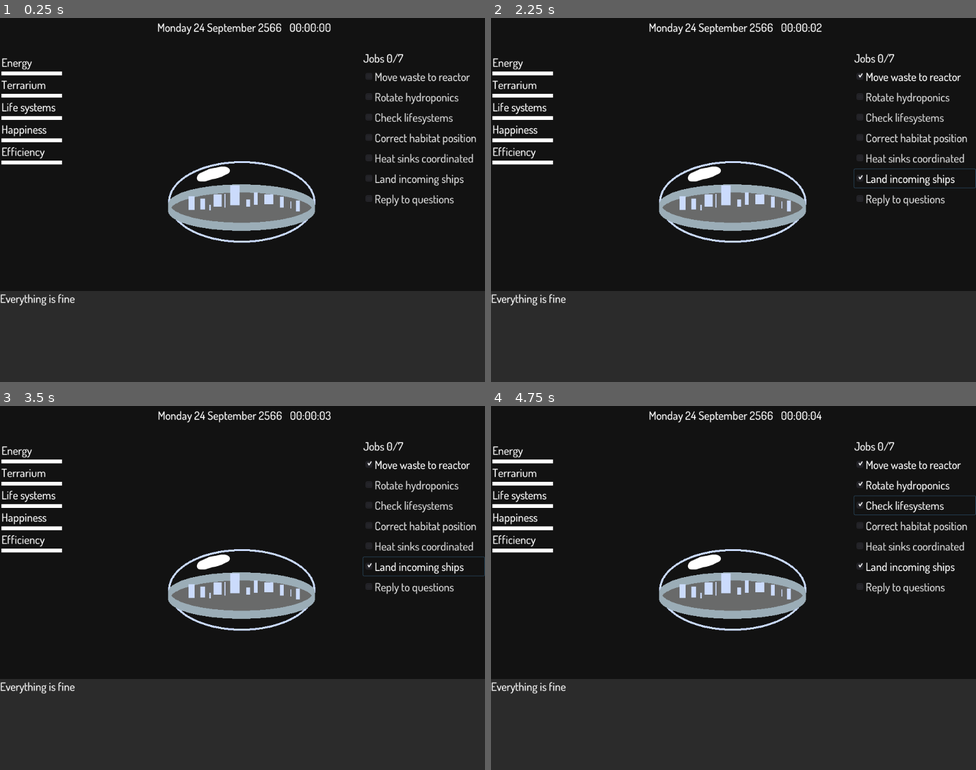
Above: before the commit, frames 1-4 (two rows, left to right).
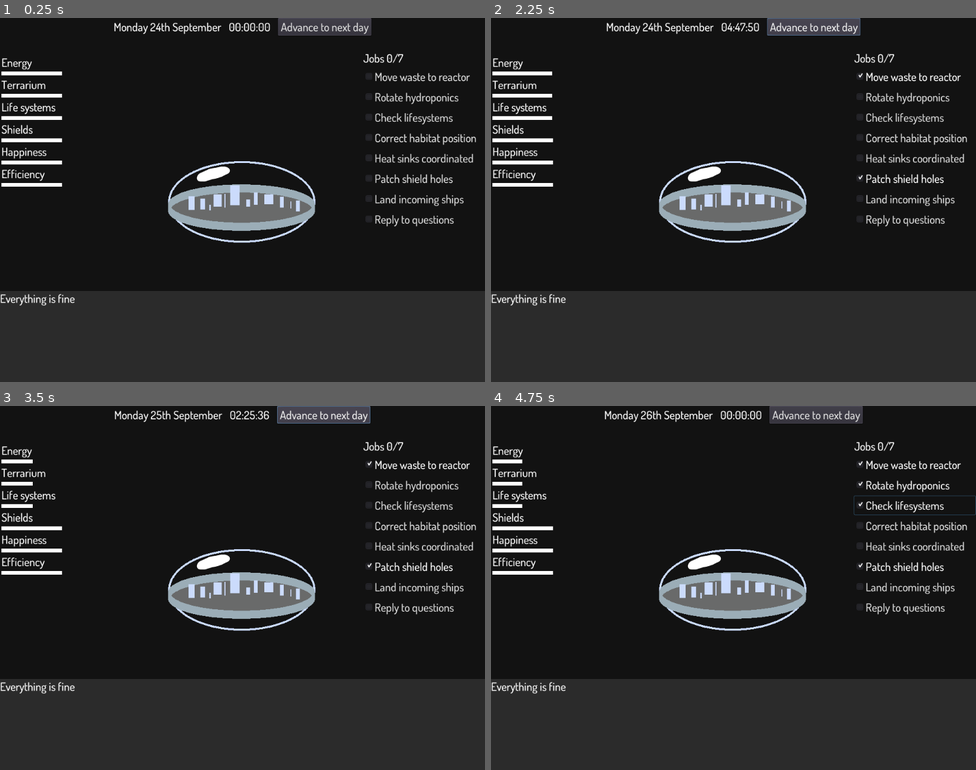
Above: after the commit, the same moments.

Repository: broquaint/eggjam20
Game: Godot game, scene res://Root.tscn
The game is run twice, just before and just after one commit, with the same random seed, the same clock (stepped at 60 frames per second) and the same inputs.
Inputs (mouse positions are in pixels of both pictures, inside the frame that each line leads up to):
- Up to frame 1 (0.25 s): no input
- Up to frame 2 (2.25 s): click "Move waste to reactor" at 0.5 s; click (912, 178) at 1.25 s, where only the run after the commit has a clickable "Patch shield holes"; click (815, 25) at 2 s, where only the run after the commit has a clickable "Advance to next day"
- Up to frame 3 (3.5 s): click (320, 413) at 2.75 s, where only the run after the commit has a clickable "Advance to next day"
- Up to frame 4 (4.75 s): click "Rotate hydroponics" at 3.5 s; click "Check lifesystems" at 4.25 s

The runs differ from the first frame. In frame 1, 2.5% of the frame differs, in the area x 0-96%, y 0-58%; in frame 2, 2.7%; in frame 3, 2.9%, in the area x 0-100%, y 0-58%; in frame 4, 2.8%.

Commit message:
Add button to advance the day
It doesn't quite work but it's a good way of ensuring that
accelerating time isn't totally broken.

Diff:
--- a/Game.gd
+++ b/Game.gd
@@ -1,10 +1,15 @@
 extends Node2D
 
 signal clock_tick(clock_time)
+signal calendar_update(day)
 var clock_time : int = 0
+var day : int = 24
 
 func _ready():
 	connect("clock_tick", $UI/Status, "update_clock")
+	connect("calendar_update", $UI/Status, "update_date")
+	connect("clock_tick", $UI/Measures, "update_measures")
+	$UI/Status/Advance.connect("pressed", self, "advance_day")
 	move_passage_of_time()
 
 func move_passage_of_time():
@@ -12,9 +17,27 @@
 	yield($PassageOfTime, "timeout")
 	tick()
 
+func roll_over_clock():
+	clock_time = 0
+	day += 1
+	emit_signal("calendar_update", day)
+
 func tick():
 	clock_time += 1
 	if clock_time == (60*60*24):
-		clock_time = 0
+		roll_over_clock()
 	emit_signal("clock_tick", clock_time)
 	move_passage_of_time()
+
+func advance_day():
+	$PassageOfTime.stop()
+	var step = int(((60*60*24)-clock_time) / 60)
+	for _i in range(clock_time, 60*60*24, step):
+		clock_time += step
+		emit_signal("clock_tick", clock_time)
+		yield(get_tree(), "idle_frame")
+
+	roll_over_clock()
+
+	emit_signal("clock_tick", clock_time)
+	move_passage_of_time()
--- /dev/null
+++ b/Measures.gd
@@ -0,0 +1,25 @@
+extends VBoxContainer
+
+const ENERGY_USAGE = 60*60*24*1
+const TERRARIUM_DETERIORATION = 60*60*24*1
+const LIFE_SYSTEMS_WEAR = 60*60*24*1
+# happiness should be based on other factors not arbitrarily worn down
+# ditto efficiency
+# shield usage should be lumpy
+
+var energy : float = 100.0
+var terrarium : float = 100.0
+var life_systems : float = 100.0
+var shields : float = 100.0
+var happiness : float = 100.0
+var efficiency : float = 100.0
+
+func update_measures(clock_time: int):
+	energy -= float(clock_time) / float(ENERGY_USAGE)
+	$EnergyMeter.rect_size.x = 128 * (energy / 100)
+
+	terrarium -= float(clock_time) / float(TERRARIUM_DETERIORATION)
+	$TerrariumMeter.rect_size.x = 128 * (terrarium / 100)
+
+	life_systems -= float(clock_time) / float(LIFE_SYSTEMS_WEAR)
+	$LifeSystemsMeter.rect_size.x = 128 * (life_systems / 100)
--- a/Root.tscn
+++ b/Root.tscn
@@ -1,18 +1,16 @@
-[gd_scene load_steps=6 format=2]
+[gd_scene load_steps=7 format=2]
 
 [ext_resource path="res://ui.tres" type="Theme" id=1]
 [ext_resource path="res://assets/images/habitat.png" type="Texture" id=2]
 [ext_resource path="res://Game.gd" type="Script" id=3]
 [ext_resource path="res://Status.gd" type="Script" id=4]
+[ext_resource path="res://Measures.gd" type="Script" id=5]
 
 [sub_resource type="StyleBoxFlat" id=1]
 bg_color = Color( 0.317647, 0.317647, 0.317647, 0.392157 )
 
 [node name="Root" type="Node2D"]
 script = ExtResource( 3 )
-__meta__ = {
-"_edit_horizontal_guides_": [ 69.0 ]
-}
 
 [node name="UI" type="Control" parent="."]
 margin_right = 1024.0
@@ -25,38 +23,47 @@
 color = Color( 0.0705882, 0.0705882, 0.0705882, 1 )
 
 [node name="Status" type="HBoxContainer" parent="UI"]
-margin_left = 4.0
-margin_top = 4.0
-margin_right = 40.0
-margin_bottom = 40.0
-rect_min_size = Vector2( 1024, 64 )
+margin_right = 1024.0
+margin_bottom = 37.0
 alignment = 1
 script = ExtResource( 4 )
 
 [node name="Date" type="Label" parent="UI/Status"]
-margin_left = 328.0
-margin_right = 591.0
-margin_bottom = 64.0
-rect_min_size = Vector2( 0, 64 )
-text = "Monday 24 September 2566"
+margin_left = 240.0
+margin_top = 3.0
+margin_right = 467.0
+margin_bottom = 34.0
+text = "Monday 24th September"
 
 [node name="VSeparator" type="VSeparator" parent="UI/Status"]
-margin_left = 595.0
-margin_right = 603.0
-margin_bottom = 64.0
+margin_left = 471.0
+margin_right = 479.0
+margin_bottom = 37.0
 
 [node name="Time" type="Label" parent="UI/Status"]
-margin_left = 607.0
-margin_right = 695.0
-margin_bottom = 64.0
-rect_min_size = Vector2( 0, 64 )
+margin_left = 483.0
+margin_top = 3.0
+margin_right = 571.0
+margin_bottom = 34.0
 text = "00:00:00"
+
+[node name="VSeparator2" type="VSeparator" parent="UI/Status"]
+margin_left = 575.0
+margin_right = 583.0
+margin_bottom = 37.0
+
+[node name="Advance" type="Button" parent="UI/Status"]
+margin_left = 587.0
+margin_right = 784.0
+margin_bottom = 37.0
+text = "Advance to next day"
 
 [node name="Measures" type="VBoxContainer" parent="UI"]
 margin_left = 3.0
 margin_top = 78.0
 margin_right = 131.0
 margin_bottom = 590.0
+script = ExtResource( 5 )
 
 [node name="Label" type="Label" parent="UI/Measures"]
 margin_right = 128.0
@@ -93,28 +100,40 @@
 margin_bottom = 137.0
 rect_min_size = Vector2( 0, 8 )
 
+[node name="Label6" type="Label" parent="UI/Measures"]
+margin_top = 141.0
+margin_right = 128.0
+margin_bottom = 172.0
+text = "Shields"
+
+[node name="ShieldMeter" type="ColorRect" parent="UI/Measures"]
+margin_top = 176.0
+margin_right = 128.0
+margin_bottom = 184.0
+rect_min_size = Vector2( 0, 8 )
+
 [node name="Label3" type="Label" parent="UI/Measures"]
-margin_top = 141.0
-margin_right = 128.0
-margin_bottom = 172.0
+margin_top = 188.0
+margin_right = 128.0
+margin_bottom = 219.0
 text = "Happiness"
 
 [node name="HappinessMeter" type="ColorRect" parent="UI/Measures"]
-margin_top = 176.0
-margin_right = 128.0
-margin_bottom = 184.0
+margin_top = 223.0
+margin_right = 128.0
+margin_bottom = 231.0
 rect_min_size = Vector2( 0, 8 )
 
 [node name="Label4" type="Label" parent="UI/Measures"]
-margin_top = 188.0
-margin_right = 128.0
-margin_bottom = 219.0
+margin_top = 235.0
+margin_right = 128.0
+margin_bottom = 266.0
 text = "Efficiency"
 
 [node name="EfficiencyMeter" type="ColorRect" parent="UI/Measures"]
-margin_top = 223.0
-margin_right = 128.0
-margin_bottom = 231.0
+margin_top = 270.0
+margin_right = 128.0
+margin_bottom = 278.0
 rect_min_size = Vector2( 0, 8 )
 
 [node name="JobList" type="VBoxContainer" parent="UI"]
@@ -158,16 +177,22 @@
 margin_bottom = 246.0
 text = "Heat sinks coordinated"
 
+[node name="CheckBox8" type="CheckBox" parent="UI/JobList"]
+margin_top = 250.0
+margin_right = 256.0
+margin_bottom = 289.0
+text = "Patch shield holes"
+
 [node name="CheckBox6" type="CheckBox" parent="UI/JobList"]
-margin_top = 250.0
-margin_right = 256.0
-margin_bottom = 289.0
+margin_top = 293.0
+margin_right = 256.0
+margin_bottom = 332.0
 text = "Land incoming ships"
 
 [node name="CheckBox7" type="CheckBox" parent="UI/JobList"]
-margin_top = 293.0
-margin_right = 256.0
-margin_bottom = 332.0
+margin_top = 336.0
+margin_right = 256.0
+margin_bottom = 375.0
 text = "Reply to questions"
 
 [node name="ScrollContainer" type="ScrollContainer" parent="UI"]
--- a/Status.gd
+++ b/Status.gd
@@ -1,9 +1,12 @@
 extends HBoxContainer
-
 
 func update_clock(clock_time):
 	var hours = int(floor(clock_time / 3600)) if clock_time > 0 else 0
 	clock_time -= hours * 3600
 	var minutes = int(floor(clock_time / 60)) if clock_time > 0 else 0
-	clock_time -= minutes * 3600
+	clock_time -= minutes * 60
 	$Time.text = '%02d:%02d:%02d' % [hours, minutes, clock_time]
+
+func update_date(day):
+	# TODO - Actual calendar stuff.
+	$Date.text = 'Monday %dth September' % day
Not shown, changed: notes.org
